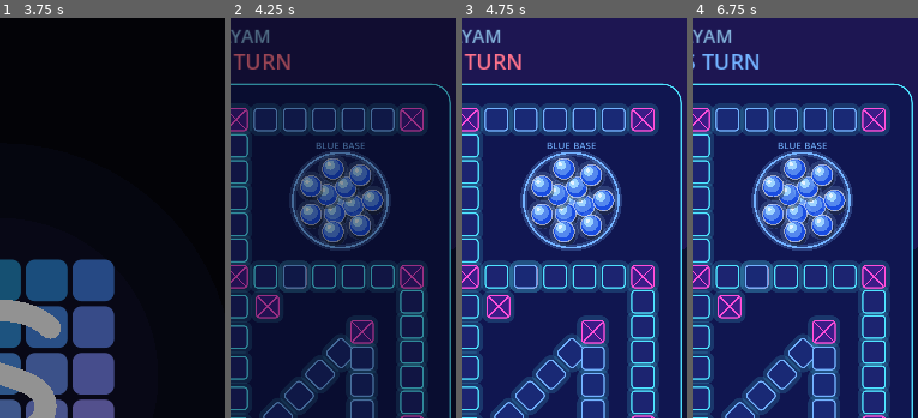
Above: before the commit, frames 1-4 (left to right).
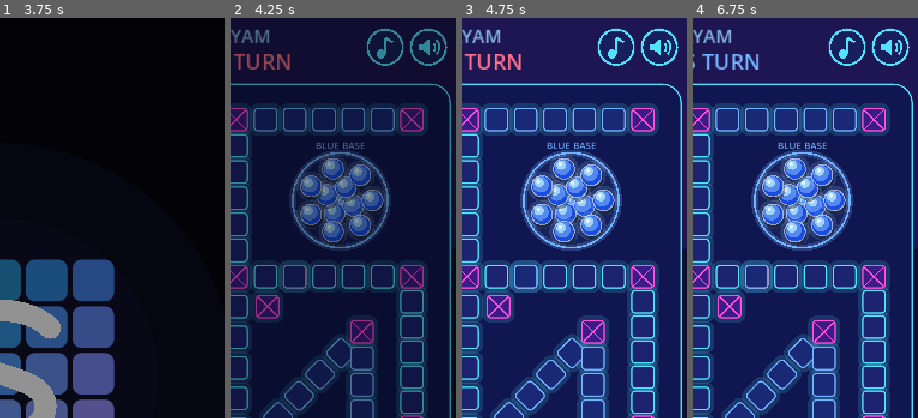
Above: after the commit, the same moments.

Repository: crazyvenom/Dhayam
Game: Godot game, scene res://intro.tscn
Same seed, same stepped clock (60 frames per second), same inputs: the game is played once before the commit and once after it.
Inputs (mouse positions are % of the whole screen's width and height, from its top left):
- Up to frame 1 (3.75 s): move the mouse to (72, 45) at 0.52 s; click (72, 45) at 0.67 s; move the mouse to (30, 55) at 1.27 s; click (30, 55) at 1.42 s; move the mouse to (60, 28) at 2.02 s; click (60, 28) at 2.17 s; move the mouse to (45, 70) at 2.77 s; click (45, 70) at 2.92 s; tap Enter at 3.5 s; move the mouse to (80, 65) at 3.52 s; click (80, 65) at 3.67 s
- Up to frame 2 (4.25 s): no input
- Up to frame 3 (4.75 s): click "ROLL" at 4.25 s
- Up to frame 4 (6.75 s): move the mouse to (20, 35) at 5.02 s; click (20, 35) at 5.17 s; tap Space at 5.75 s; move the mouse to (55, 50) at 5.77 s; click (55, 50) at 5.92 s; tap Enter at 6.5 s; move the mouse to (35, 25) at 6.52 s; click (35, 25) at 6.67 s
The pictures show only the part of the screen within x 50-100%, y 0-50%; the shares and areas given below are measured in that part.

Frame 1 is identical in both runs. In frame 2, 0.8% of the frame differs, in the area x 60-97%, y 2-12%; in frame 3, 1.0%; in frame 4, 1.0%.

Commit message:
Add background music, music/sfx toggle buttons, intro sound A, app icon

Diff:
--- a/game/project.godot
+++ b/game/project.godot
@@ -6,6 +6,7 @@
 config/name="Dhayam"
 run/main_scene="res://intro.tscn"
 config/features=PackedStringArray("4.7")
+config/icon="res://icon.png"
 
 [display]
 
--- a/game/scripts/intro.gd
+++ b/game/scripts/intro.gd
@@ -18,7 +18,8 @@
 		return
 	_build()
 	# Intro sound: plays if audio/intro.wav exists (the chosen sting is copied there)
-	if ResourceLoader.exists("res://audio/intro.wav"):
+	Settings.load_settings()
+	if Settings.sfx_on and ResourceLoader.exists("res://audio/intro.wav"):
 		var player: AudioStreamPlayer = AudioStreamPlayer.new()
 		player.stream = load("res://audio/intro.wav")
 		player.volume_db = -3.0
--- a/game/scripts/main.gd
+++ b/game/scripts/main.gd
@@ -25,6 +25,7 @@
 func _ready() -> void:
 	sfx = Sfx.new()
 	add_child(sfx)
+	sfx.start_music()
 	board = BoardView.new()
 	board.gs = gs
 	board.position = BOARD_POS
@@ -149,6 +150,16 @@
 	add_child(chips_box)
 
 	status_lbl = _label("", Vector2(10, 924), Vector2(520, 30), 16, Color(1, 1, 1, 0.85))
+
+	# Sound buttons (top right): music on/off and sound effects on/off, remembered between sessions
+	var music_btn: ToggleIcon = ToggleIcon.new("music", Settings.music_on)
+	music_btn.position = Vector2(432, 12)
+	music_btn.toggled_state.connect(func(on: bool) -> void: sfx.set_music(on))
+	add_child(music_btn)
+	var sfx_btn: ToggleIcon = ToggleIcon.new("sfx", Settings.sfx_on)
+	sfx_btn.position = Vector2(484, 12)
+	sfx_btn.toggled_state.connect(func(on: bool) -> void: sfx.set_sfx(on))
+	add_child(sfx_btn)
 
 
 func _set_status(text: String) -> void:
@@ -426,6 +437,7 @@
 
 func _show_win() -> void:
 	busy = true
+	sfx.fade_music(1.2)
 	sfx.play("win")
 	var is_red: bool = gs.winner == 0
 	var col: Color = RED_COL if is_red else BLUE_COL
--- /dev/null
+++ b/game/scripts/settings.gd
@@ -0,0 +1,26 @@
+class_name Settings
+extends RefCounted
+## Player settings that are remembered between sessions (stored on the phone).
+
+const PATH: String = "user://settings.cfg"
+
+static var music_on: bool = true
+static var sfx_on: bool = true
+static var _loaded: bool = false
+
+
+static func load_settings() -> void:
+	if _loaded:
+		return
+	_loaded = true
+	var cf: ConfigFile = ConfigFile.new()
+	if cf.load(PATH) == OK:
+		music_on = cf.get_value("audio", "music_on", true)
+		sfx_on = cf.get_value("audio", "sfx_on", true)
+
+
+static func save_settings() -> void:
+	var cf: ConfigFile = ConfigFile.new()
+	cf.set_value("audio", "music_on", music_on)
+	cf.set_value("audio", "sfx_on", sfx_on)
+	cf.save(PATH)
--- a/game/scripts/sfx.gd
+++ b/game/scripts/sfx.gd
@@ -13,13 +13,27 @@
 	"roll_12": -1.0, "fail": -5.0, "win": -1.0, "tick": -10.0,
 }
 
+const MUSIC_DB: float = -15.0
+
 var muted: bool = false
 var _streams: Dictionary = {}
 var _players: Array = []
 var _next: int = 0
+var _music: AudioStreamPlayer
 
 
 func _ready() -> void:
+	Settings.load_settings()
+	muted = not Settings.sfx_on
+	if ResourceLoader.exists("res://audio/bgm.wav"):
+		var s: AudioStreamWAV = load("res://audio/bgm.wav") as AudioStreamWAV
+		s.loop_mode = AudioStreamWAV.LOOP_FORWARD
+		s.loop_begin = 0
+		s.loop_end = int(s.data.size() / 2.0)
+		_music = AudioStreamPlayer.new()
+		_music.stream = s
+		_music.volume_db = MUSIC_DB
+		add_child(_music)
 	for n in NAMES:
 		var path: String = "res://audio/%s.wav" % n
 		if ResourceLoader.exists(path):
@@ -41,6 +55,31 @@
 	p.play()
 
 
+func start_music() -> void:
+	if _music != null:
+		_music.volume_db = MUSIC_DB
+		_music.play()
+		_music.stream_paused = not Settings.music_on
+
+
+func set_music(on: bool) -> void:
+	Settings.music_on = on
+	Settings.save_settings()
+	if _music != null:
+		_music.stream_paused = not on
+
+
+func set_sfx(on: bool) -> void:
+	muted = not on
+	Settings.sfx_on = on
+	Settings.save_settings()
+
+
+func fade_music(seconds: float) -> void:
+	if _music != null:
+		create_tween().tween_property(_music, "volume_db", -45.0, seconds)
+
+
 ## The sound for a dice result: 1, 5, 6 and 12 each have their own; everything else is a soft tok.
 func play_result(v: int) -> void:
 	match v:
--- /dev/null
+++ b/game/scripts/toggle_icon.gd
@@ -0,0 +1,50 @@
+class_name ToggleIcon
+extends Control
+## A round neon on/off button drawn in code: a music note ("music") or a speaker ("sfx").
+
+signal toggled_state(on: bool)
+
+const CYAN: Color = Color(0.31, 0.89, 1.0)
+const OFF: Color = Color(0.5, 0.55, 0.7)
+
+var kind: String = "music"
+var on: bool = true
+
+
+func _init(k: String = "music", initial: bool = true) -> void:
+	kind = k
+	on = initial
+	custom_minimum_size = Vector2(46, 46)
+	size = Vector2(46, 46)
+	mouse_filter = Control.MOUSE_FILTER_STOP
+
+
+func _gui_input(event: InputEvent) -> void:
+	var e: InputEventMouseButton = event as InputEventMouseButton
+	if e != null and e.pressed and e.button_index == MOUSE_BUTTON_LEFT:
+		on = not on
+		queue_redraw()
+		toggled_state.emit(on)
+		accept_event()
+
+
+func _draw() -> void:
+	var c: Vector2 = size / 2.0
+	var col: Color = CYAN if on else OFF
+	draw_circle(c, 23.0, Color(col.r, col.g, col.b, 0.15))
+	draw_circle(c, 21.0, Color(0.09, 0.12, 0.36, 0.95))
+	draw_arc(c, 21.0, 0.0, TAU, 40, col, 2.5)
+	if kind == "music":
+		draw_circle(c + Vector2(-5, 8), 5.5, col)
+		draw_line(c + Vector2(0, 8), c + Vector2(0, -11), col, 3.0)
+		draw_line(c + Vector2(0, -11), c + Vector2(9, -6), col, 3.0)
+	else:
+		var body: PackedVector2Array = PackedVector2Array([
+			c + Vector2(-12, -4), c + Vector2(-6, -4), c + Vector2(1, -10),
+			c + Vector2(1, 10), c + Vector2(-6, 4), c + Vector2(-12, 4)])
+		draw_colored_polygon(body, col)
+		if on:
+			draw_arc(c + Vector2(1, 0), 7.0, -0.8, 0.8, 8, col, 2.5)
+			draw_arc(c + Vector2(1, 0), 12.0, -0.8, 0.8, 10, col, 2.5)
+	if not on:
+		draw_line(c + Vector2(-14, 14), c + Vector2(14, -14), Color(1.0, 0.3, 0.4), 3.5)
--- a/game/tools/synth_sounds.gd
+++ b/game/tools/synth_sounds.gd
@@ -45,6 +45,11 @@
 	game("win", s_win())
 	game("tick", s_tick())
 
+	# ---- background music (loops seamlessly) ----
+	var music: PackedFloat32Array = music_loop()
+	save(music, game_dir.path_join("bgm.wav"), 0.85)
+	save(music, mock_dir.path_join("bgm.wav"), 0.85)
+
 	# ---- intro sting options (timeline: tiles fly 0.1-2.0s, S at 1.7s, name 2.1s, TECH 2.4s) ----
 	save(intro_a(), mock_dir.path_join("intro_a.wav"))
 	save(intro_b(), mock_dir.path_join("intro_b.wav"))
@@ -65,7 +70,7 @@
 
 ## A pitched tone. f1 >= 0 glides from f0 to f1. Envelope: quick attack, exponential decay.
 func tone(b: PackedFloat32Array, start: float, dur: float, f0: float, vol: float, wave: String = "sine",
-		f1: float = -1.0, attack: float = 0.004, decay_k: float = 6.0) -> void:
+		f1: float = -1.0, attack: float = 0.004, decay_k: float = 6.0, release: float = 0.008) -> void:
 	var s0: int = int(start * RATE)
 	var n: int = int(dur * RATE)
 	var phase: float = 0.0
@@ -87,7 +92,7 @@
 				w = fposmod(phase / TAU, 1.0) * 2.0 - 1.0
 			_:
 				w = sin(phase)
-		var env: float = minf(t / attack, 1.0) * exp(-decay_k * u)
+		var env: float = minf(t / attack, 1.0) * exp(-decay_k * u) * minf(float(n - i) / (release * RATE), 1.0)
 		b[idx] += w * env * vol
 
 
@@ -303,6 +308,77 @@
 	return b
 
 
+# ------------------------------------------------------------------ background music
+
+## A calm neon-synth loop in A minor, 100 BPM, 16 bars (about 38 seconds).
+## Layers: soft pad, bass, plucky arpeggio with echo, light drums that join after 4 bars.
+func music_loop() -> PackedFloat32Array:
+	seed(77)
+	var beat: float = 0.6
+	var bar: float = beat * 4.0
+	var bars: int = 16
+	var loop_len: float = bar * bars
+	var tail: float = 2.5
+	var pad: PackedFloat32Array = buf(loop_len + tail)
+	var bass: PackedFloat32Array = buf(loop_len + tail)
+	var arp: PackedFloat32Array = buf(loop_len + tail)
+	var drums: PackedFloat32Array = buf(loop_len + tail)
+
+	# Am - F - C - G, two bars each, played twice
+	var chords: Array = [
+		[220.0, 261.63, 329.63, 110.0],
+		[174.61, 220.0, 261.63, 87.31],
+		[261.63, 329.63, 392.0, 130.81],
+		[196.0, 246.94, 293.66, 98.0],
+	]
+	for c in 8:
+		var ch: Array = chords[c % 4]
+		var t0: float = c * 2.0 * bar
+		# pad: three sustained notes, overlapping slightly with the next chord
+		for k in 3:
+			tone(pad, t0, 2.0 * bar + 0.5, ch[k], 0.16, "tri", -1.0, 0.7, 0.6, 0.5)
+			tone(pad, t0, 2.0 * bar + 0.5, ch[k] * 2.0, 0.05, "sine", -1.0, 0.9, 0.6, 0.5)
+		# bass from bar 5
+		if c >= 2:
+			for bi in 2:
+				var tb: float = t0 + bi * bar
+				for p in [0.0, 1.5, 2.0, 3.5]:
+					tone(bass, tb + p * beat, 0.34, ch[3], 0.55, "sine", -1.0, 0.005, 4.0, 0.03)
+		# arpeggio: 16th notes over the chord (an octave higher in the second half)
+		var oct: float = 1.0 if c < 4 else 2.0
+		var order: Array = [0, 1, 2, 1, 2, 1, 0, 1]
+		for s in 32:
+			var note: float = ch[order[s % 8]] * 2.0 * oct
+			var ta: float = t0 + s * beat * 0.25
+			tone(arp, ta, 0.22, note, 0.14, "tri", -1.0, 0.003, 7.0, 0.02)
+
+	# drums from bar 5: kick on 1 and 3, soft clap on 2 and 4, hats on every 8th
+	for br in range(4, bars):
+		var tb2: float = br * bar
+		for k in [0, 2]:
+			tone(drums, tb2 + k * beat, 0.25, 140.0, 0.7, "sine", 45.0, 0.002, 6.0, 0.02)
+		for k in [1, 3]:
+			noise(drums, tb2 + k * beat, 0.12, 0.22, 0.9, 6.0, true)
+		for e in 8:
+			noise(drums, tb2 + e * beat * 0.5, 0.04, 0.09 if e % 2 == 1 else 0.06, 1.0, 6.0, true)
+
+	echo(arp, beat * 0.75, 0.32)
+
+	# mix, then fold the tail back onto the start so the loop has no seam
+	var total: int = int(loop_len * RATE)
+	var out: PackedFloat32Array = PackedFloat32Array()
+	out.resize(total)
+	var mixed: PackedFloat32Array = PackedFloat32Array()
+	mixed.resize(pad.size())
+	for i in pad.size():
+		mixed[i] = pad[i] + bass[i] + arp[i] + drums[i]
+	for i in total:
+		out[i] = mixed[i]
+	for i in range(total, mixed.size()):
+		out[i - total] += mixed[i]
+	return out
+
+
 # ------------------------------------------------------------------ intro sting options (3.6 s)
 
 func landing(i: int) -> float:
Binary file added: game/icon.png
Not shown, added: game/scripts/settings.gd.uid
Not shown, added: game/scripts/toggle_icon.gd.uid
Not shown, added: game/audio/bgm.wav
Not shown, changed: game/audio/capture.wav
Not shown, changed: game/audio/coin_out.wav
Not shown, changed: game/audio/dice_roll.wav
Not shown, changed: game/audio/fail.wav
Not shown, changed: game/audio/finish.wav
Not shown, added: game/audio/intro.wav
Not shown, changed: game/audio/roll_1.wav
Not shown, changed: game/audio/roll_12.wav
(and 27 more such lines)
